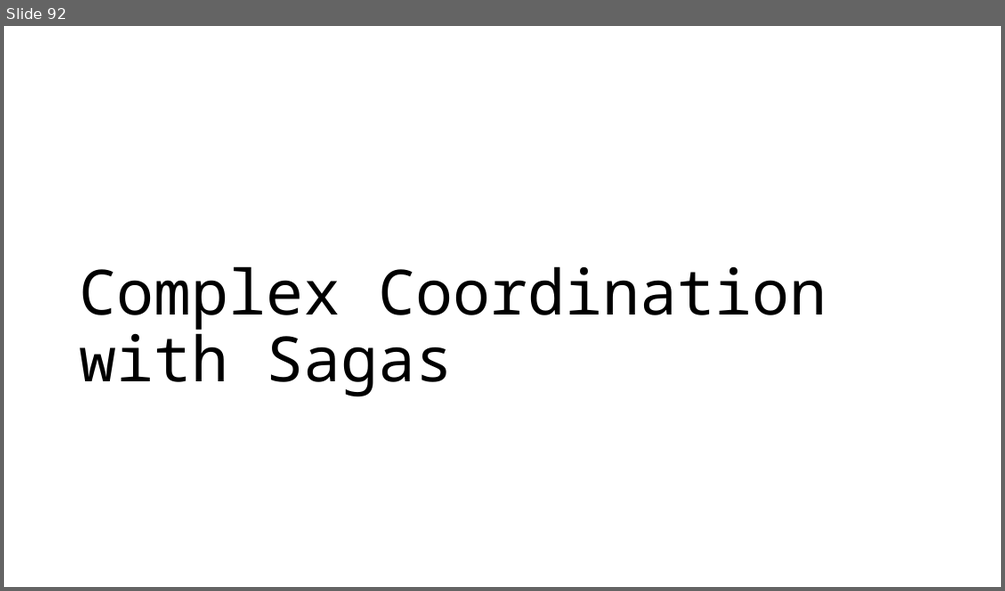
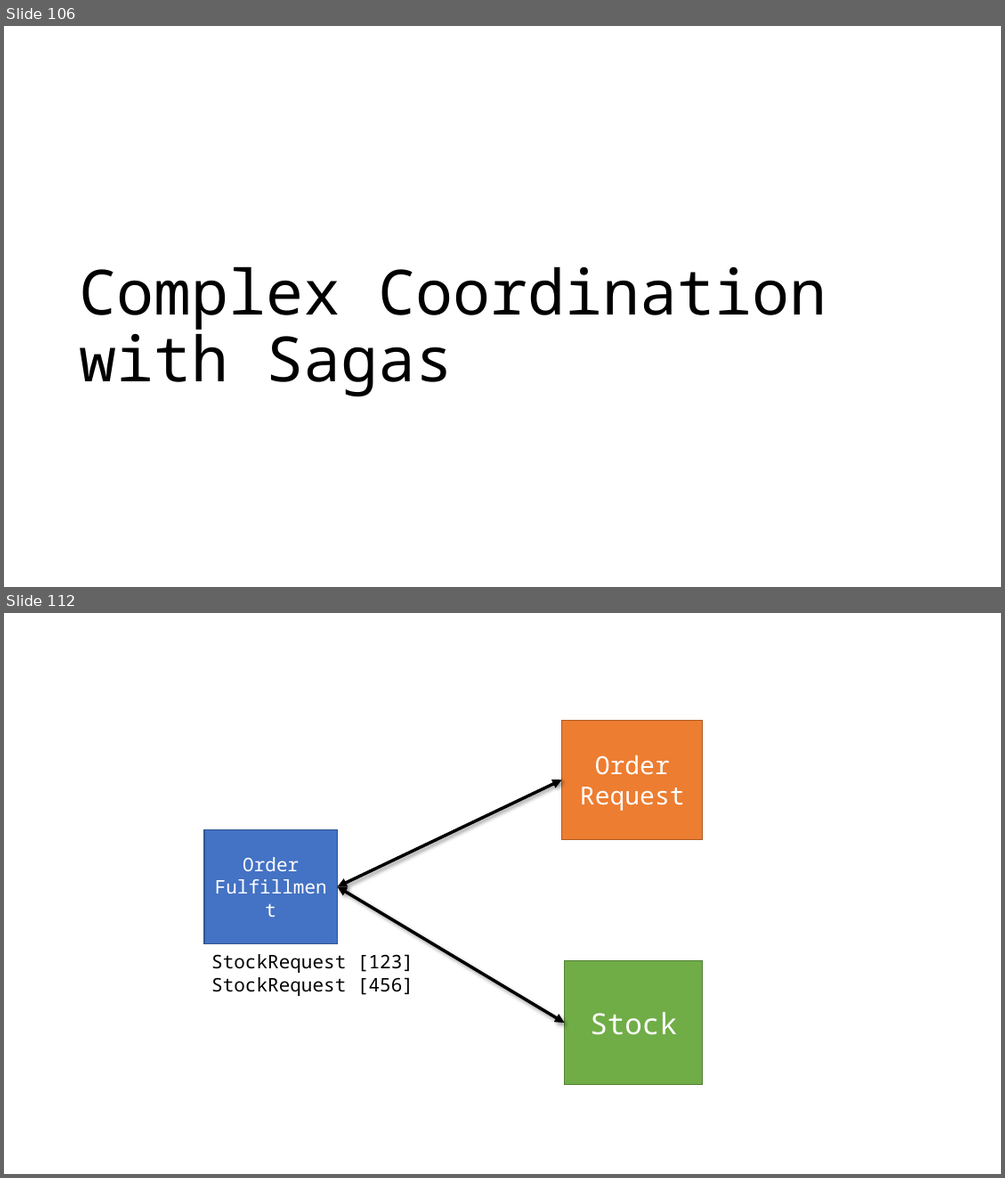
Before and after one commit to jbogard/presentations, a slide deck: LifeBeyondDistributedTransactions/LifeBeyondDistributedTransactions.pptx. Shown one above the other, each under a label of ours: slide 92 before the commit, slides 106 and 112 after it; the slides between them are not shown. The pictures are 1005x591 and 1005x1178 pixels, drawn with LibreOffice and Linux fonts; fonts in the diff are those of the drawing. Boxes give left, top, right and bottom in pixels: in the first picture for what was removed or moved away, otherwise in the second. Text is boxed around its words. In the diff, an @@ line names an element or a change of style, - is before the commit and + after.

```diff
--- a/LifeBeyondDistributedTransactions/LifeBeyondDistributedTransactions.pptx
+++ b/LifeBeyondDistributedTransactions/LifeBeyondDistributedTransactions.pptx
@@ slide 112 added at box(4, 613, 1001, 1174), background #FFFFFF @@
@@ rectangle added at box(562, 720, 703, 839), fill #ED7D31, outline #AF5C24 1 pt, 24 pt, text #FFFFFF @@
+Order Request
@@ double arrow added from (338, 887) to (562, 779), #000000 3 pt @@
@@ rectangle added at box(204, 829, 338, 943), fill #4472C4, outline #325491 1 pt, 18 pt, text #FFFFFF @@
+Order Fulfillment
@@ double arrow added from (338, 887) to (564, 1022), #000000 3 pt @@
@@ text added at box(211, 954, 413, 996), 18 pt, text #000000 @@
+StockRequest [123]
+StockRequest [456]
@@ rectangle added at box(564, 961, 703, 1085), fill #70AD47, outline #538035 1 pt, 28 pt, text #FFFFFF @@
+Stock
@@ what was slide 92 is now slide 106 @@
```
Also in this commit, not shown: 13 slides changed, 52 other slides added, 5 slides removed, 4 other files.
